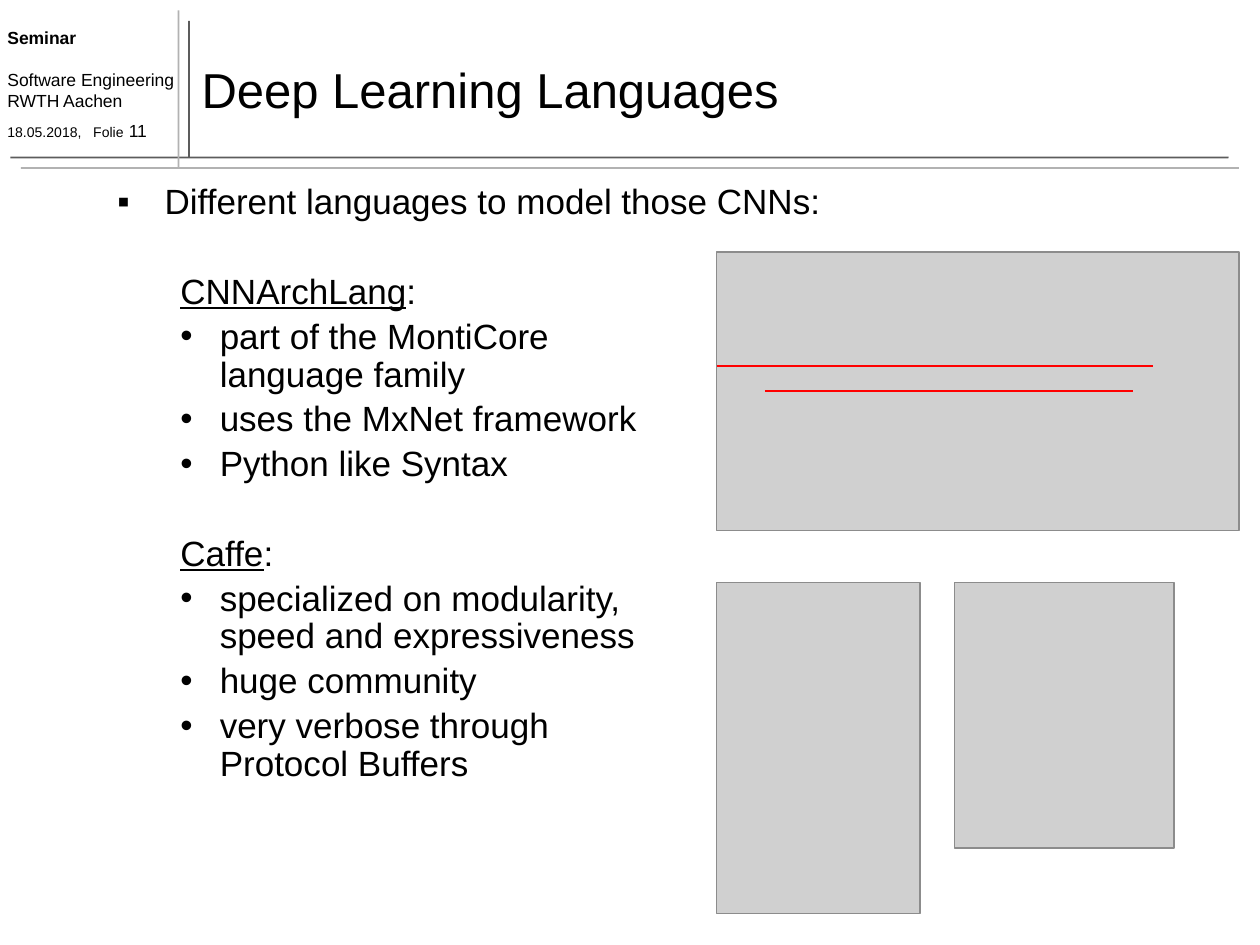
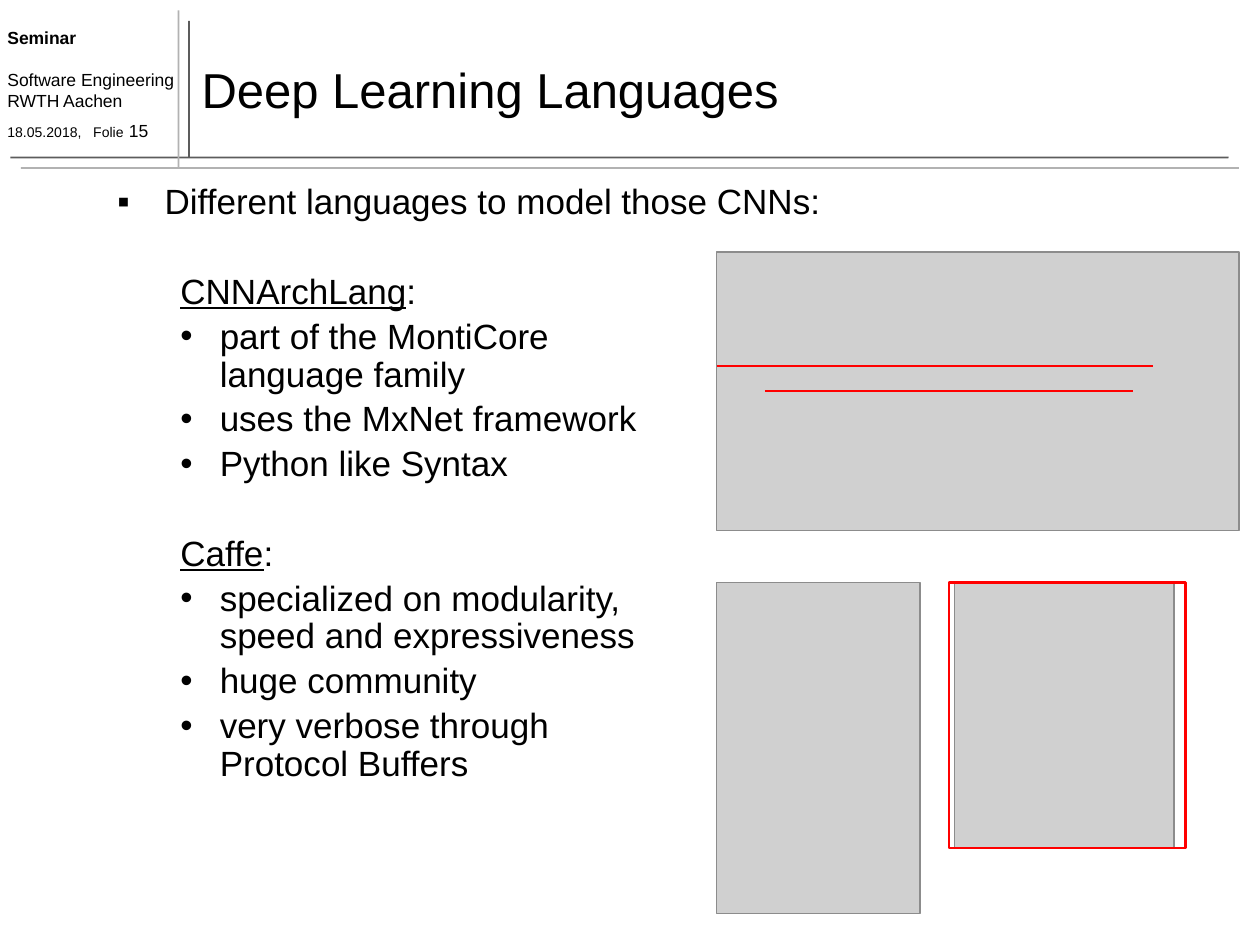
Before and after one commit to TimoBergerbusch/DeepLearningFuerAutonomesFahren, a slide deck: slide 15 of präsentation 11.06/präsentation - 11.06 - less Animation.pptx (slide 11 before the commit). Drawn at 1260x945 pixels with LibreOffice and Linux fonts; fonts in the diff are those of the drawing; grey boxes stand for pictures. Boxes give left, top, right and bottom in pixels: in the first picture for what was removed or moved away, otherwise in the second. Text is boxed around its words. In the diff, an @@ line names an element or a change of style, - is before the commit and + after.

```diff
--- a/präsentation 11.06/präsentation - 11.06 - less Animation.pptx
+++ b/präsentation 11.06/präsentation - 11.06 - less Animation.pptx
@@ text at [7, 125, 148, 139]: text changed @@
-18.05.2018, Folie 11
+18.05.2018, Folie 15
@@ rectangle added at [949, 582, 1186, 847], outline #FF0000 1.5 pt @@
```
Also in this commit, not shown: 4 other slides changed, 4 slides added, 3 other files.
